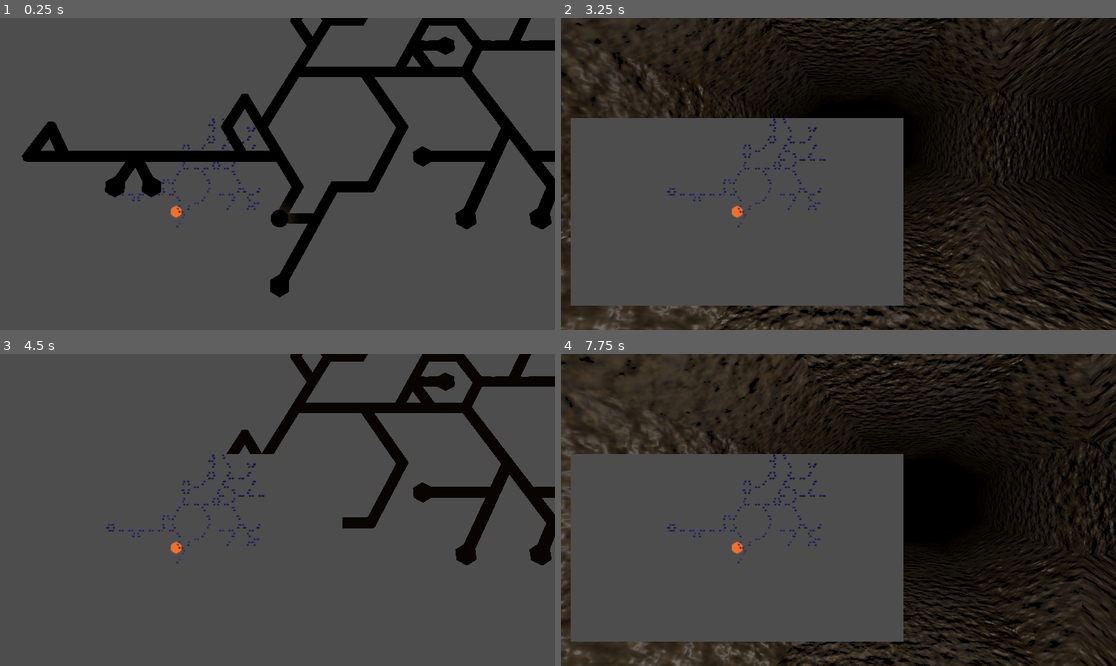
Above: before the commit, frames 1-4 (two rows, left to right).
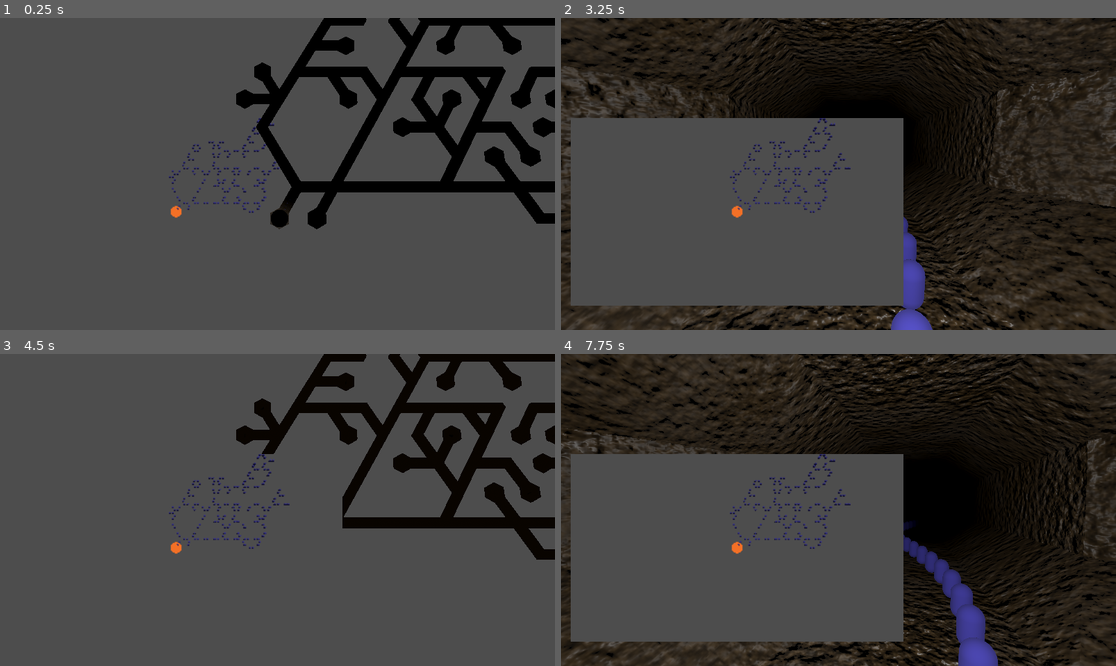
Above: after the commit, the same moments.

Repository: SamppuS/Rabbits_Requiem
Game: Godot game, scene res://tunnels.tscn
Same seed, same stepped clock (60 frames per second), same inputs: the game is played once before the commit and once after it. Sound files missing from this copy of the repository are replaced by a short silence.
Inputs (mouse positions are in pixels of both pictures, inside the frame that each line leads up to):
- Up to frame 1 (0.25 s): no input
- Up to frame 2 (3.25 s): tap Enter at 0.5, 2 s; move the mouse to (960, 158) at 0.52 s; tap A (a) at 0.6 s; click (960, 158) at 0.67 s; tap D (d) at 0.8, 1.35 s; tap Space at 1.25, 2.75 s; move the mouse to (727, 189) at 1.27 s; click (727, 189) at 1.42 s; tap E (e) at 1.55, 2.1 s; move the mouse to (894, 105) at 2.02 s; click (894, 105) at 2.17 s; tap W (w) at 2.3, 2.85 s; move the mouse to (810, 236) at 2.77 s; click (810, 236) at 2.92 s; tap X (x) at 3.05 s
- Up to frame 3 (4.5 s): tap Enter at 3.5 s; move the mouse to (444, 556) at 3.52 s; tap X (x) at 3.6 s; click (444, 556) at 3.67 s; tap Z (z) at 3.8, 4.35 s; tap Space at 4.25 s; move the mouse to (111, 463) at 4.27 s; click (111, 463) at 4.42 s
- Up to frame 4 (7.75 s): tap A (a) at 4.55, 5.1 s; move the mouse to (866, 510) at 5.02 s; click (866, 510) at 5.17 s; tap D (d) at 5.3, 5.85 s; move the mouse to (755, 432) at 5.77 s; click (755, 432) at 5.92 s; tap E (e) at 6.05, 6.6 s; move the mouse to (960, 494) at 6.52 s; click (960, 494) at 6.67 s; tap W (w) at 6.8, 7.35 s; move the mouse to (727, 525) at 7.27 s; click (727, 525) at 7.42 s; tap X (x) at 7.55 s

The runs differ from the first frame. In frame 1, 14% of the frame differs, in the area x 3-100%, y 0-90%; in frame 2, 20%, in the area x 0-100%, y 0-100%; in frame 3, 10%; in frame 4, 17%.

Commit message:
snake path prototype and babi spawn algorithm

Diff:
--- /dev/null
+++ b/rabbits_requiem/assets/snake/snake.gd
@@ -0,0 +1,80 @@
+extends Node3D
+
+var goals : Array[Array] = [[],[]] # array of points that the snake will trace from start to finish. [v3, v2i]
+var old_goals : Array[Array] = [[],[]] # copy of goals to recognize updates
+
+var snake_path = []
+
+var path_index = 0.0  # Current progress along the path
+var speed = 1.0  # Speed of movement
+
+@export var thingy : PackedScene
+
+# Called when the node enters the scene tree for the first time.
+func _ready() -> void:
+	pass # Replace with function body.
+
+
+# Called every frame. 'delta' is the elapsed time since the previous frame.
+func _process(delta: float) -> void:
+	#if position.distance_to(goals[2]) < 0.1:
+		#remove_first()
+	if !goals[0].is_empty() and goals != old_goals:
+		print("we got path at")
+		for i in goals[1]: print(i)
+		snake_path = generate_path()
+		print("wowie, we can slither up to ", len(snake_path))
+		for a in snake_path:
+			var hahaa = thingy.instantiate()
+			hahaa.scale = Vector3(.1, .1, .1)
+			hahaa.position = a + Vector3.UP * .1
+			add_child(hahaa)
+			print(hahaa.position)
+
+
+	old_goals = goals
+
+
+func add_destination(d3 : Vector3, d2i : Vector2i) :
+	goals[0].append(d3)
+	goals[1].append(d2i)
+
+func remove_first():
+	goals[0].remove_at(0)
+	goals[1].remove_at(0)
+
+func generate_path():
+
+	# generate initial smooth curve along goals
+	var curve = Curve3D.new()
+	for point in goals[0]:
+		curve.add_point(point)
+
+	# Bake path and apply sine displacement
+	var slither_path = []
+	var frequency = 6
+	var amplitude = 0.05
+	var step_size = 0.05  # Now supports smaller step sizes
+	var offset = 0.0  # Initial offset
+	var small_increment = step_size  # Small increment to sample the forward point for tangent calculation
+
+	# Use a while loop to iterate with floating-point step size
+	while offset < curve.get_baked_length():
+		var base_point = curve.sample_baked(offset)
+
+		# Calculate the tangent by sampling a point slightly ahead on the path
+		var next_point = curve.sample_baked(min(offset + small_increment, curve.get_baked_length()))
+		var tangent = (next_point - base_point).normalized()
+
+		# Create a perpendicular vector for displacement
+		var perpendicular = tangent.cross(Vector3.UP).normalized()  # Ensure this is perpendicular
+
+		# Apply sine wave displacement
+		var sine_offset = amplitude * sin(frequency * offset)
+		var slither_point = base_point + perpendicular * sine_offset
+		slither_path.append(slither_point)
+
+		# Increment the offset by the step size
+		offset += step_size
+
+	return slither_path
--- /dev/null
+++ b/rabbits_requiem/assets/snake/snake.tscn
@@ -0,0 +1,17 @@
+[gd_scene load_steps=4 format=3 uid="uid://e2453vreljj2"]
+
+[ext_resource type="Script" path="res://assets/snake/snake.gd" id="1_wnujq"]
+[ext_resource type="PackedScene" uid="uid://chpmf6rvomro0" path="res://assets/cave/diddy.tscn" id="2_57xv2"]
+
+[sub_resource type="SphereMesh" id="SphereMesh_mpgmc"]
+height = 0.5
+is_hemisphere = true
+
+[node name="Snake" type="Node3D"]
+script = ExtResource("1_wnujq")
+thingy = ExtResource("2_57xv2")
+
+[node name="MeshInstance3D" type="MeshInstance3D" parent="."]
+mesh = SubResource("SphereMesh_mpgmc")
+
+[node name="OmniLight3D" type="OmniLight3D" parent="."]
--- a/rabbits_requiem/levels/minimap.gd
+++ b/rabbits_requiem/levels/minimap.gd
@@ -1,5 +1,5 @@
 extends Node3D
-signal send_grid(grid, sp)
+signal send_grid(grid, sp, dead_ends)
 
 
 @export_category("Exports")
@@ -9,6 +9,8 @@
 @export var max_variance: int = 10 # higher variance leads to faster cave generation but more random results
 
 @export var traffic_limit: int = 20 # controls how densely caves are generated (around 20 seems good!!!)
+
+@export var min_dead_ends: int = 20 # this is to allow for more babi spawns
 
 # Varying the ratio between cave_depth and average_tile_count leads to differently shaped caves!
 # Examples:
@@ -38,6 +40,8 @@
 var sp : Vector2i
 @onready var camera = $Camera3D
 
+var dead_ends : Array[Vector2i] # this will be sent to tunnels.gd
+
 
 func _ready():
 
@@ -60,12 +64,15 @@
 	while true:
 		generate_maze()
 		var cavern = count_cave_tiles()
-		if cavern > average_tile_count + max_variance/2 or cavern < average_tile_count - max_variance/2:
+		var rooms = count_dead_ends()
+		if (cavern > average_tile_count + max_variance/2
+			or cavern < average_tile_count - max_variance/2
+			or rooms < min_dead_ends): # whoa long if statement
 			clear_cave()
 		else:
 			print("Number of cave tiles is ", cavern)
 			break
-	send_grid.emit(grid, sp)
+	send_grid.emit(grid, sp, dead_ends)
 	draw_cave()
 	player.position = pos_from_tile(current)
 
@@ -229,3 +236,13 @@
 			if true in grid[y][x].paths:
 				sum+=1
 	return sum
+
+func count_dead_ends():
+	var total = 0
+	dead_ends = []
+	for y in range(len(grid)):
+		for x in range(len(grid)):
+			if grid[y][x].paths.count(true) == 1 and Vector2i(x,y) != sp:
+				dead_ends.append(Vector2i(x,y))
+				total += 1
+	return total
--- a/rabbits_requiem/tunnels.gd
+++ b/rabbits_requiem/tunnels.gd
@@ -2,13 +2,15 @@
 
 @export_subgroup("Parameters")
 @export var minimap_scale := 0.3
+@export var babi_count : int = 15 # note: this needs to be lower than dead end count set in minimap!
+
 
 @export_subgroup("Nodes+")
 @export var player : Node3D
 @export var tile_material : StandardMaterial3D
 
 
-@export_subgroup("Scenes")
+@export_subgroup("Scenes+")
 @export var walking_sounds : Array[AudioStreamWAV]
 @export var selectable_dir : PackedScene
 @export var babi_scene : PackedScene
@@ -21,6 +23,7 @@
 @onready var minimap = $Control/SubViewportContainer/SubViewport/Minimap
 
 @onready var audioplayer = $Spelare/AudioStreamPlayer3D
+@onready var snake : Node3D = $Snake
 
 
 var grid: Array
@@ -38,6 +41,7 @@
 
 var s_dir_holder = []
 var babi_holder = [[], []] # [[scenes], [rooms]]
+var dead_end_locations : Array[Vector2i]
 
 var meshes: Array[Mesh]
 var mesh_openings = [ #These are the right patterns but in the wrong phase. So they return the right tile but wrong rotation.
@@ -53,8 +57,6 @@
 	[true, false, true, true, true, false],     # 41
 	[true, false, true, true, false, true]      # 42
 ]
-
-
 
 
 func _ready(): # we probably don't have grid info here!
@@ -96,11 +98,26 @@
 	draw_cave()
 	spawn_babis()
 
-func _on_minimap_send_grid(sent_grid: Variant, sp: Variant) -> void:
+	snake.position = Vector3(0,0,0)#pos_from_tile(starting_point)
+	snake.add_destination(pos_from_tile(starting_point), starting_point)
+	var last_dir = 2
+	for i in range(3):
+		var tile = snake.goals[1][-1]
+		var dirs = tile_obj(tile).paths.duplicate()
+		dirs[flip_dir(last_dir)] = false
+		print(tile, dirs)
+		var next = next_tile(tile, dirs.find(true))
+		snake.add_destination(pos_from_tile(next), next)
+
+
+func _on_minimap_send_grid(sent_grid: Variant, sp: Variant, dead_ends : Variant) -> void:
 	grid = sent_grid
 	starting_point = sp
 	current = starting_point
+	dead_end_locations = dead_ends
 	player.position = pos_from_tile(current) + Vector3(0,player_height,0)
+
+
 
 func _input(event: InputEvent) -> void:
 	if cam_mode == 1:
@@ -257,19 +274,18 @@
 		audioplayer.play()
 
 func spawn_babis():
-	for y in range(len(grid)):
-		for x in range(len(grid)):
-			if grid[y][x].paths.count(true) == 1 and Vector2i(x,y) != starting_point:
-				var babi = babi_scene.instantiate()
-				var norm = dir_to_norm((grid[y][x].paths.find(true)))
-
-				babi.position = pos_from_tile(grid[y][x].pos) + Vector3(0,.035,0)
-				add_child(babi)
-				babi.look_at(babi.position + norm + Vector3(0,player_height,0), Vector3.UP)
-				babi_holder[0].append(babi)
-				babi_holder[1].append(Vector2i(x,y))
-				babi.connect("babi_wants_to_die", _on_babi_wants_to_die)
-				babi.location = Vector2i(x,y)
+	dead_end_locations.shuffle() # randomize order
+	for location in dead_end_locations.slice(0, babi_count): # pick [babi_count] "random" dead ends
+		var babi = babi_scene.instantiate()
+		var norm = dir_to_norm((tile_obj(location).paths.find(true)))
+
+		babi.position = pos_from_tile(location) + Vector3(0,.035,0)
+		add_child(babi)
+		babi.look_at(babi.position + norm + Vector3(0,player_height,0), Vector3.UP)
+		babi_holder[0].append(babi)
+		babi_holder[1].append(location)
+		babi.connect("babi_wants_to_die", _on_babi_wants_to_die)
+		babi.location = location
 	print("there are ", len(babi_holder[0]), " babis, how cute!")
 
 func _on_babi_wants_to_die(location):
--- a/rabbits_requiem/tunnels.tscn
+++ b/rabbits_requiem/tunnels.tscn
@@ -8,6 +8,7 @@
 [ext_resource type="AudioStream" uid="uid://dmvpk0jlmpigs" path="res://assets/Sounds/walking sounds/walk mud 3.wav" id="5_st604"]
 [ext_resource type="AudioStream" uid="uid://dbk4irm1ywct4" path="res://assets/Sounds/walking sounds/walk mud.wav" id="6_jrtrq"]
 [ext_resource type="PackedScene" uid="uid://r48mhqwa1b7d" path="res://assets/babi/babi.tscn" id="7_ilsec"]
+[ext_resource type="PackedScene" uid="uid://e2453vreljj2" path="res://assets/snake/snake.tscn" id="8_di8tg"]
 
 [sub_resource type="StandardMaterial3D" id="StandardMaterial3D_redg8"]
 albedo_color = Color(0.860799, 1.01075e-05, 0.572914, 1)
@@ -55,6 +56,9 @@
 [node name="WorldEnvironment" type="WorldEnvironment" parent="."]
 environment = SubResource("Environment_yoqi5")
 
+[node name="Snake" parent="." instance=ExtResource("8_di8tg")]
+transform = Transform3D(1, 0, 0, 0, 1, 0, 0, 0, 1, 3.18071, 0, 0.739734)
+
 [node name="Control" type="Control" parent="."]
 layout_mode = 3
 anchors_preset = 2
Not shown: 1 places in rabbits_requiem/tunnels.tscn that only renumber resources
